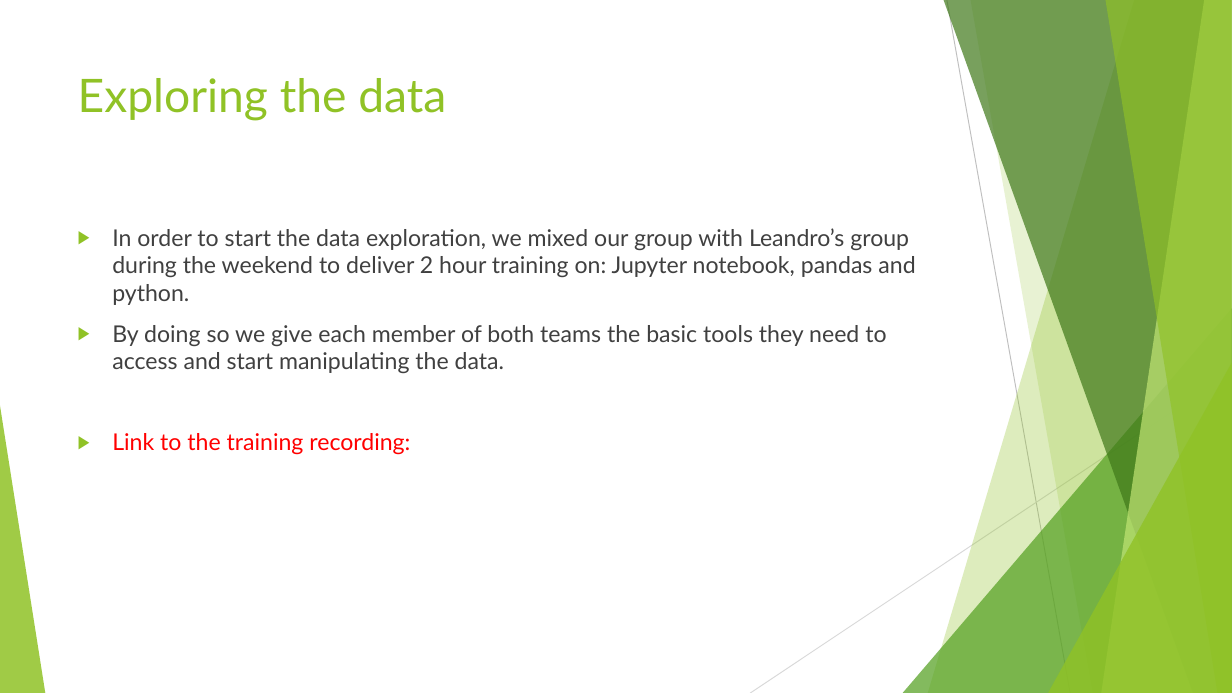
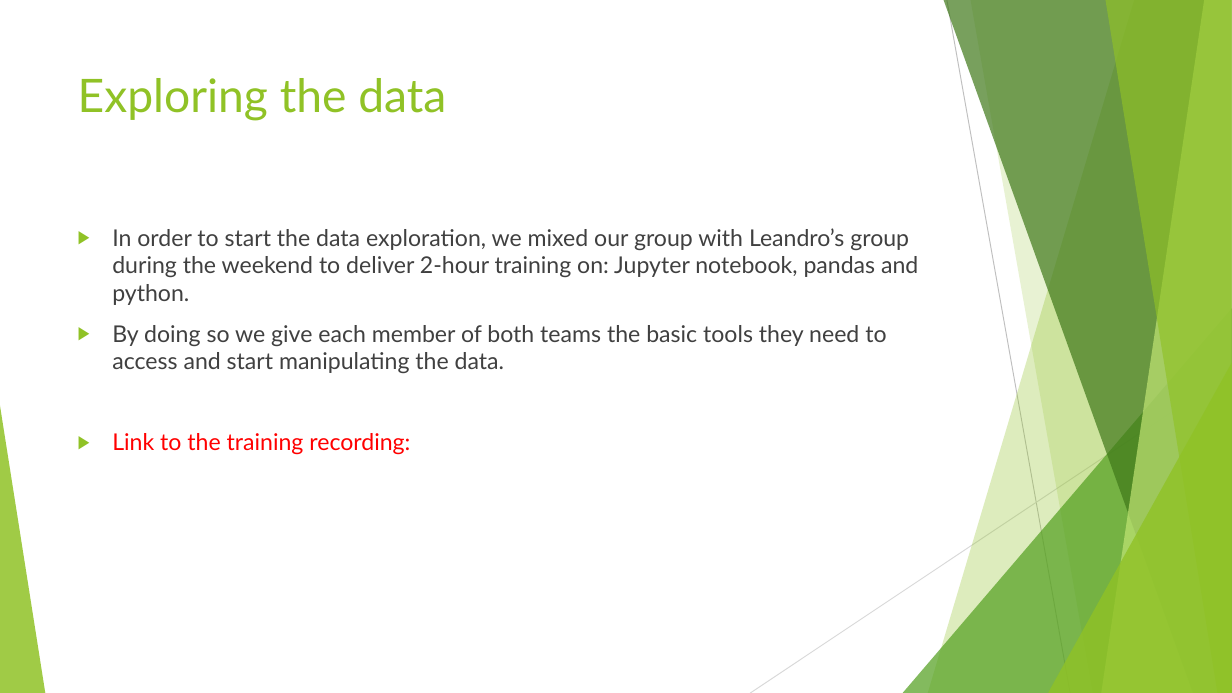
Before and after one commit to drummersoul/Cryptocurrency-Price-Prediction, a slide deck: slide 14 of Power Point Presentations/Presentation Week 3 Group D.pptx (slide 13 before the commit). Drawn at 1232x693 pixels with LibreOffice and Linux fonts; fonts in the diff are those of the drawing. Boxes give left, top, right and bottom in pixels: in the first picture for what was removed or moved away, otherwise in the second. Text is boxed around its words. In the diff, an @@ line names an element or a change of style, - is before the commit and + after.

```diff
--- a/Power Point Presentations/Presentation Week 3 Group D.pptx
+++ b/Power Point Presentations/Presentation Week 3 Group D.pptx
@@ text at <box>112,228,918,305</box>: text changed @@
-▶ In order to start the data exploration, we mixed our group with Leandro’s group during the weekend to deliver 2 hour training on: Jupyter notebook, pandas and python.
+▶ In order to start the data exploration, we mixed our group with Leandro’s group during the weekend to deliver 2-hour training on: Jupyter notebook, pandas and python.
```
Also in this commit, not shown: 8 other slides changed, 1 slide added, 1 other file.
